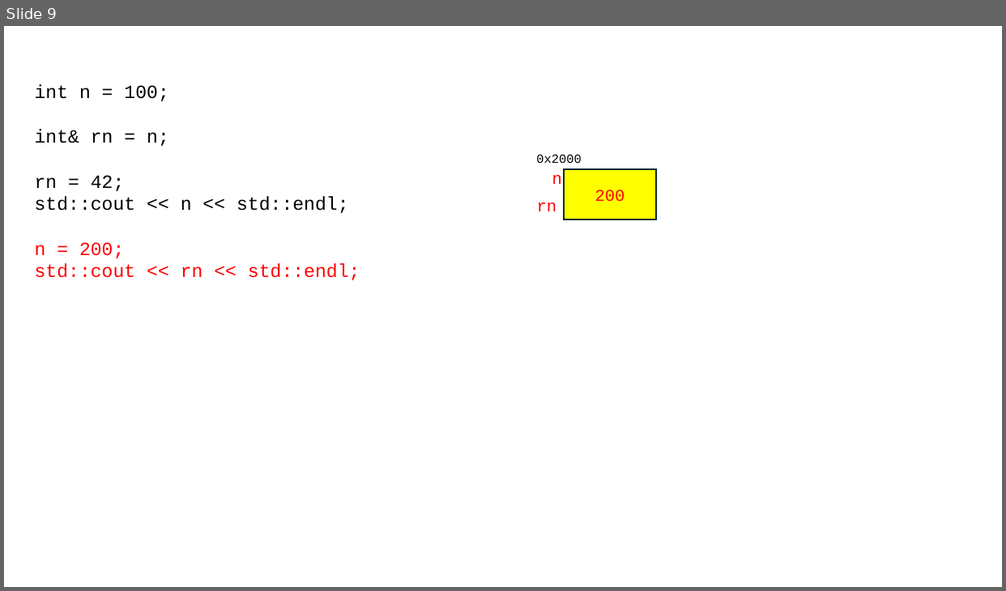
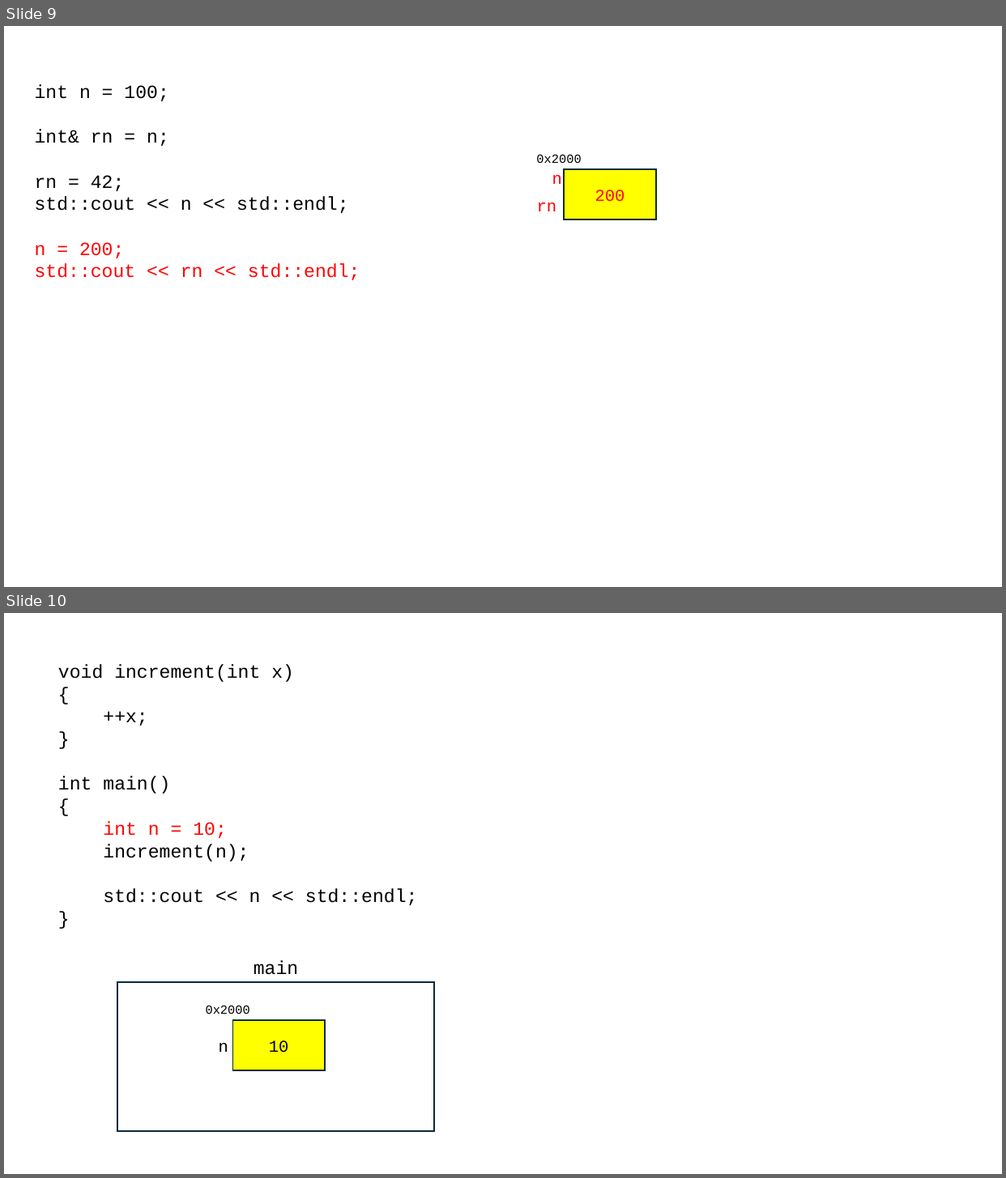
Before and after one commit to yoondev-classroom/cpp_240708, a slide deck: cpp_240708.pptx. Shown one above the other, each under a label of ours: slide 9 before the commit, slides 9 and 10 after it. The pictures are 1006x591 and 1006x1178 pixels, drawn with LibreOffice and Linux fonts; fonts in the diff are those of the drawing. Boxes give left, top, right and bottom in pixels: in the first picture for what was removed or moved away, otherwise in the second. Text is boxed around its words. In the diff, an @@ line names an element or a change of style, - is before the commit and + after.

```diff
--- a/cpp_240708.pptx
+++ b/cpp_240708.pptx
@@ slide 10 added at [4, 613, 1002, 1174], background #FFFFFF @@
@@ text added at [58, 664, 418, 905], 18 pt, text #000000 @@
+void increment(int x)
+{
+++x;
+}
+int main()
+{
+int n = 10;
+increment(n);
+std::cout << n << std::endl;
+}
@@ text added at [253, 960, 298, 975], 18 pt, text #000000 @@
+main
@@ rectangle added at [117, 983, 434, 1131], fill #FFFFFF, outline #092A39 1.5 pt @@
@@ text added at [206, 1005, 250, 1014], 12 pt, text #000000 @@
+0x2000
@@ rectangle added at [233, 1021, 325, 1071], fill #FFFF00, outline #092A39 1.5 pt, 16 pt, text #000000 @@
+10
@@ text added at [219, 1043, 228, 1052], 16 pt, text #000000 @@
+n
```
Also in this commit, not shown: 7 other slides added, 1 other file.
